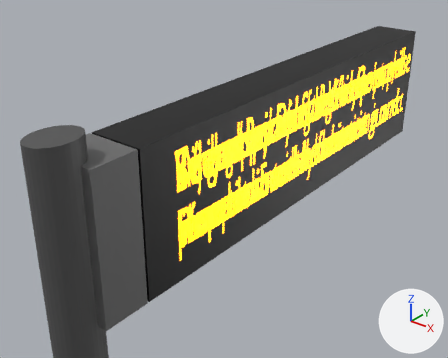
The FBX model Assets/Models/dot_matrix_sign_1.fbx as it was, and as the next commit left it.
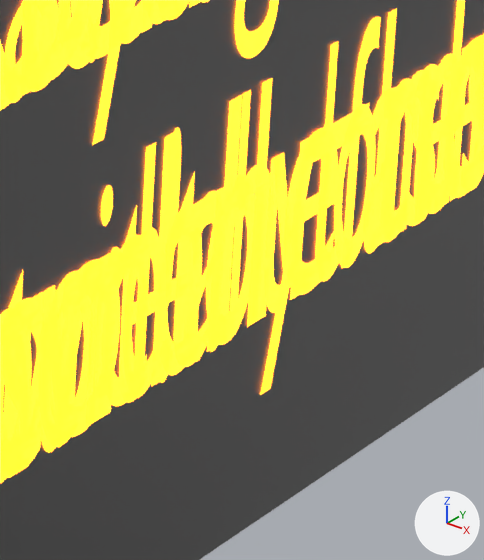
Each version appears first from a 50 mm camera at (43.2, -30.1, 71.3) aimed at (-3.9, 28.8, 34.8), and next in a close-up on the part from 61% to 75% of the width and 36% to 56% of the height. Every picture has the same lights, and +X, +Y and +Z are marked at lower right. Where no turn or scale is listed for an object, it has been applied to the vertices.

Names of what the first close-up shows: 'Cube', 'Text', 'Text.001', 'Text.002', 'Text.003', 'Text.004'.
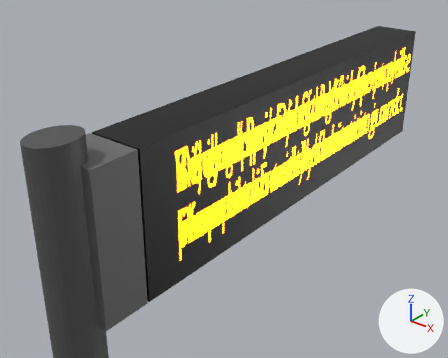
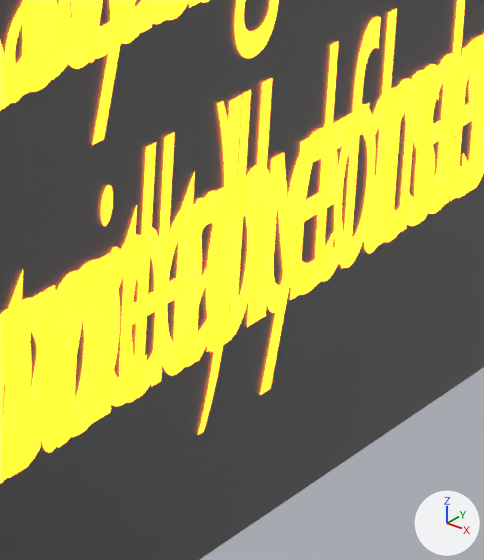
Commit message: Updated VMS Sign

Boxes (x1, y1, x2, y2) around the edits, measured in the close-ups (484 x 560 px; the box of a moved part takes in the faces that stretch with it):
'Text.002', reshaped: before (0, 0, 181, 483); after (0, 0, 235, 483)
part 1 of me_text_002, moved or reshaped: before (158, 340, 171, 383); after (192, 198, 205, 242)
part 2 of me_text_002, added: after (198, 101, 235, 435)
part 3 of me_text_002, deleted: before (166, 127, 181, 307)

What the commit changed:
me_text_002 is used by ob_text_002; location (3.42, 11.61, 41.85).
me_text_002 had 3100 vertices, 3040 faces and spanned x 0.0, y 0.1..55.3, z -6.9..4.8.
me_text_002 now has 3124 vertices, 3062 faces and spans x 0.0, y 0.1..55.3, z -8.5..4.8.
me_text_002 part 1: the loose piece of 48 vertices spanning x 0.0, y 23.0..23.4, z -6.9..-6.1 is moved by (0.0, 0.9, 2.4).
me_text_002 part 2: a new loose piece of 50 vertices spanning x 0.0, y 24.5..25.3, z -8.5..-2.1, in mat_material_008 (orange #e78300).
me_text_002 part 3: the loose piece of 74 vertices spanning x 0.0, y 23.0..23.4, z -5.5..-2.1 is deleted.
